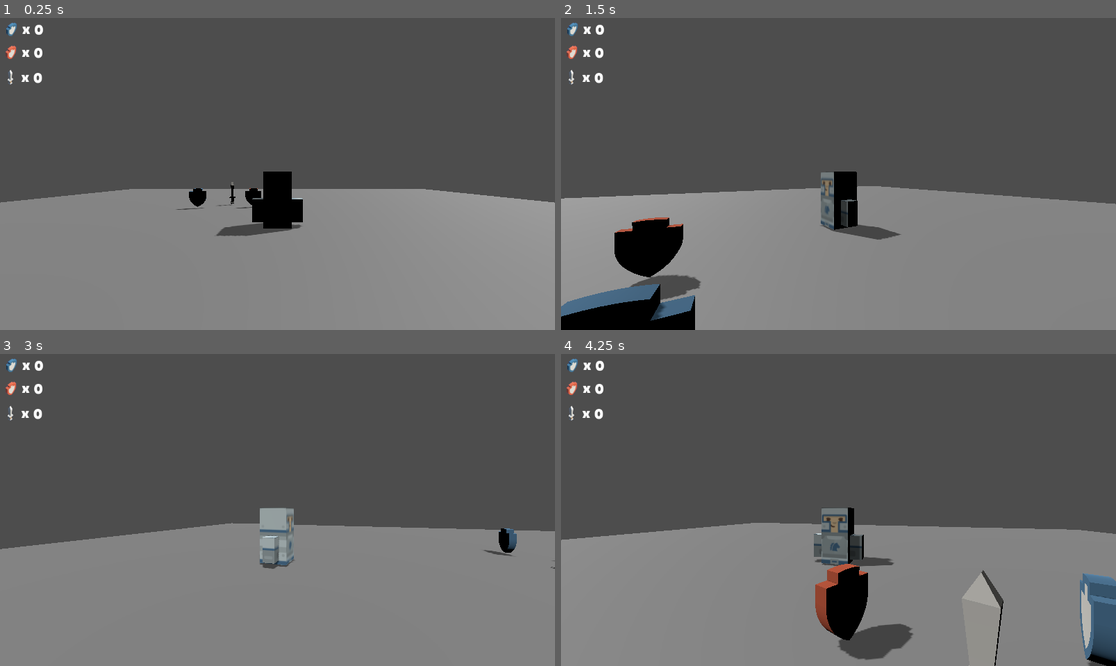
Above: before the commit, frames 1-4 (two rows, left to right).
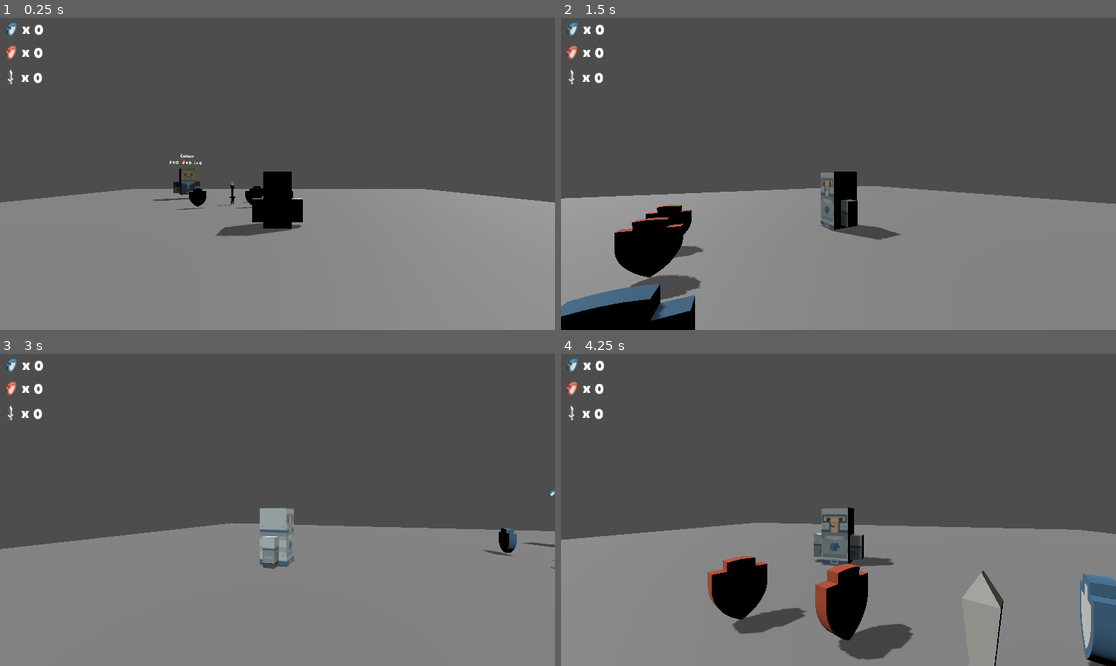
Above: after the commit, the same moments.

Repository: JaeMark/SwordswornCustodian
Game: Godot game, scene res://Maps/Castle.tscn
Same seed, same stepped clock (60 frames per second), same inputs: the game is played once before the commit and once after it.
Inputs:
- Up to frame 1 (0.25 s): no input
- Up to frame 2 (1.5 s): hold D (right) 0.53-1.28 s; tap Space (jump) at 0.77 s; hold S (back) from 1.28 s (still down)
- Up to frame 3 (3 s): tap Space (jump) at 1.52 s; release S (back) at 2.03 s; hold D (right) 2.03-2.78 s; hold W (forward) from 2.78 s (still down)
- Up to frame 4 (4.25 s): tap Space (jump) at 3.02, 3.77 s; release W (forward) at 3.53 s; hold A (left) from 3.53 s (still down)

The runs differ from the first frame. In frame 1, 0.3% of the frame differs, in the area x 27-53%, y 43-60%; in frame 2, 0.5%; in frame 3, less than 0.1%; in frame 4, 2.3%, in the area x 26-45%, y 64-90%.

Commit message:
Added UI on king's head

Diff:
--- /dev/null
+++ b/HUD/KingRequest.tscn
@@ -0,0 +1,177 @@
+[gd_scene load_steps=5 format=3 uid="uid://dp3r4qrafhli6"]
+
+[ext_resource type="Texture2D" uid="uid://duem6v45d8rbv" path="res://Assets/UI/shieldBlue_SE.png" id="2_ho42j"]
+[ext_resource type="LabelSettings" uid="uid://4b0bvwfj2w2" path="res://HUD/Hud.tres" id="3_de53q"]
+[ext_resource type="Texture2D" uid="uid://m52jtbw1njtc" path="res://Assets/UI/shieldRed_SE.png" id="4_tygxa"]
+[ext_resource type="Texture2D" uid="uid://bbn0tqtstktu2" path="res://Assets/UI/sword_SE.png" id="5_qjktl"]
+
+[node name="Hud" type="Control"]
+layout_mode = 3
+anchors_preset = 8
+anchor_left = 0.5
+anchor_top = 0.5
+anchor_right = 0.5
+anchor_bottom = 0.5
+grow_horizontal = 2
+grow_vertical = 2
+scale = Vector2(0.99266, 1)
+
+[node name="BlueShield" type="TextureRect" parent="."]
+layout_mode = 1
+anchors_preset = 8
+anchor_left = 0.5
+anchor_top = 0.5
+anchor_right = 0.5
+anchor_bottom = 0.5
+offset_left = -115.85
+offset_top = -15.0
+offset_right = -92.8504
+offset_bottom = 13.0
+grow_horizontal = 2
+grow_vertical = 2
+texture = ExtResource("2_ho42j")
+stretch_mode = 3
+
+[node name="BlueShieldX" type="Label" parent="."]
+layout_mode = 1
+anchors_preset = 8
+anchor_left = 0.5
+anchor_top = 0.5
+anchor_right = 0.5
+anchor_bottom = 0.5
+offset_left = -90.7469
+offset_top = -19.0
+offset_right = -72.7469
+offset_bottom = 19.0
+grow_horizontal = 2
+grow_vertical = 2
+text = "x"
+label_settings = ExtResource("3_de53q")
+
+[node name="BlueShieldCount" type="Label" parent="."]
+layout_mode = 1
+anchors_preset = 8
+anchor_left = 0.5
+anchor_top = 0.5
+anchor_right = 0.5
+anchor_bottom = 0.5
+offset_left = -71.5251
+offset_top = -17.0
+offset_right = -31.5251
+offset_bottom = 21.0
+grow_horizontal = 2
+grow_vertical = 2
+text = "0"
+label_settings = ExtResource("3_de53q")
+
+[node name="RedShield" type="TextureRect" parent="."]
+layout_mode = 1
+anchors_preset = 8
+anchor_left = 0.5
+anchor_top = 0.5
+anchor_right = 0.5
+anchor_bottom = 0.5
+offset_left = -34.2514
+offset_top = -15.0
+offset_right = -11.2514
+offset_bottom = 13.0
+grow_horizontal = 2
+grow_vertical = 2
+texture = ExtResource("4_tygxa")
+stretch_mode = 3
+
+[node name="RedShieldX" type="Label" parent="."]
+layout_mode = 1
+anchors_preset = 8
+anchor_left = 0.5
+anchor_top = 0.5
+anchor_right = 0.5
+anchor_bottom = 0.5
+offset_left = -9.0
+offset_top = -19.0
+offset_right = 9.0
+offset_bottom = 19.0
+grow_horizontal = 2
+grow_vertical = 2
+text = "x"
+label_settings = ExtResource("3_de53q")
+
+[node name="RedShieldCount" type="Label" parent="."]
+layout_mode = 1
+anchors_preset = 8
+anchor_left = 0.5
+anchor_top = 0.5
+anchor_right = 0.5
+anchor_bottom = 0.5
+offset_left = 11.0813
+offset_top = -17.0
+offset_right = 51.0813
+offset_bottom = 21.0
+grow_horizontal = 2
+grow_vertical = 2
+text = "0"
+label_settings = ExtResource("3_de53q")
+
+[node name="Sword" type="TextureRect" parent="."]
+layout_mode = 1
+anchors_preset = 8
+anchor_left = 0.5
+anchor_top = 0.5
+anchor_right = 0.5
+anchor_bottom = 0.5
+offset_left = 46.3401
+offset_top = -16.0
+offset_right = 59.3401
+offset_bottom = 15.0
+grow_horizontal = 2
+grow_vertical = 2
+texture = ExtResource("5_qjktl")
+stretch_mode = 3
+
+[node name="SwordX" type="Label" parent="."]
+layout_mode = 1
+anchors_preset = 8
+anchor_left = 0.5
+anchor_top = 0.5
+anchor_right = 0.5
+anchor_bottom = 0.5
+offset_left = 62.3771
+offset_top = -19.0
+offset_right = 80.3771
+offset_bottom = 19.0
+grow_horizontal = 2
+grow_vertical = 2
+text = "x"
+label_settings = ExtResource("3_de53q")
+
+[node name="SwordCount" type="Label" parent="."]
+layout_mode = 1
+anchors_preset = 8
+anchor_left = 0.5
+anchor_top = 0.5
+anchor_right = 0.5
+anchor_bottom = 0.5
+offset_left = 81.599
+offset_top = -17.0
+offset_right = 121.599
+offset_bottom = 21.0
+grow_horizontal = 2
+grow_vertical = 2
+text = "0"
+label_settings = ExtResource("3_de53q")
+
+[node name="Label" type="Label" parent="."]
+layout_mode = 1
+anchors_preset = 8
+anchor_left = 0.5
+anchor_top = 0.5
+anchor_right = 0.5
+anchor_bottom = 0.5
+offset_left = -43.5
+offset_top = -63.0
+offset_right = 43.5
+offset_bottom = -25.0
+grow_horizontal = 2
+grow_vertical = 2
+text = "Collect"
+label_settings = ExtResource("3_de53q")
--- a/Maps/Castle.tscn
+++ b/Maps/Castle.tscn
@@ -1,10 +1,11 @@
-[gd_scene load_steps=8 format=3 uid="uid://bigohgss0sb1m"]
+[gd_scene load_steps=9 format=3 uid="uid://bigohgss0sb1m"]
 
 [ext_resource type="PackedScene" uid="uid://chordaknnkt4w" path="res://Player/Player.tscn" id="1_q2bx6"]
 [ext_resource type="PackedScene" uid="uid://2nomv2ixafjf" path="res://Collectables/Sword.tscn" id="2_mr0f7"]
 [ext_resource type="PackedScene" uid="uid://cot8b6v6337jx" path="res://Collectables/BlueShield.tscn" id="3_ynq0x"]
 [ext_resource type="PackedScene" uid="uid://djdmk3cti26d8" path="res://Collectables/RedShield.tscn" id="4_d36h0"]
 [ext_resource type="PackedScene" uid="uid://dwc32eg7otd3g" path="res://HUD/Hud.tscn" id="5_ptwgn"]
+[ext_resource type="PackedScene" uid="uid://cs5e14efng25y" path="res://NPCs/King.tscn" id="6_q4acm"]
 
 [sub_resource type="BoxShape3D" id="BoxShape3D_og2ie"]
 size = Vector3(100, 1, 100)
@@ -31,17 +32,26 @@
 shadow_enabled = true
 shadow_opacity = 0.75
 
-[node name="Collectable" parent="." instance=ExtResource("2_mr0f7")]
+[node name="Sword" parent="." instance=ExtResource("2_mr0f7")]
 transform = Transform3D(1, 0, 0, 0, 1, 0, 0, 0, 1, -7.53409, 1.35749, -13.9399)
 collision_mask = 3
 
-[node name="Collectable2" parent="." instance=ExtResource("3_ynq0x")]
+[node name="BlueShield" parent="." instance=ExtResource("3_ynq0x")]
 transform = Transform3D(1, 0, 0, 0, 1, 0, 0, 0, 1, -11.9033, 2.24528, -10.4233)
 collision_mask = 3
 
 [node name="Hud" parent="." instance=ExtResource("5_ptwgn")]
 
-[node name="Collectable3" parent="." instance=ExtResource("4_d36h0")]
+[node name="RedShield" parent="." instance=ExtResource("4_d36h0")]
 transform = Transform3D(1, 0, 0, 0, 1, 0, 0, 0, 1, -3.74749, 2.19574, -11.4396)
 
+[node name="RedShield2" parent="." instance=ExtResource("4_d36h0")]
+transform = Transform3D(1, 0, 0, 0, 1, 0, 0, 0, 1, 1.20459, 2.19574, -11.4396)
+
+[node name="RedShield3" parent="." instance=ExtResource("4_d36h0")]
+transform = Transform3D(1, 0, 0, 0, 1, 0, 0, 0, 1, -3.74749, 2.19574, -17.4566)
+
+[node name="King" parent="." instance=ExtResource("6_q4acm")]
+transform = Transform3D(-0.817798, 0, -0.575505, 0, 1, 0, 0.575505, 0, -0.817798, -18.8599, 1.46631, -22.3585)
+
 [connection signal="collectable_collected" from="Player" to="Hud" method="_on_player_collectable_collected"]
--- /dev/null
+++ b/NPCs/King.tscn
@@ -0,0 +1,38 @@
+[gd_scene load_steps=6 format=3 uid="uid://cs5e14efng25y"]
+
+[ext_resource type="ArrayMesh" uid="uid://dc4k7v5onivmm" path="res://Assets/Models/king.obj" id="1_fi1i6"]
+[ext_resource type="PackedScene" uid="uid://dp3r4qrafhli6" path="res://HUD/KingRequest.tscn" id="2_3yhad"]
+
+[sub_resource type="CapsuleShape3D" id="CapsuleShape3D_r5v3j"]
+radius = 2.0
+height = 6.5
+
+[sub_resource type="BoxShape3D" id="BoxShape3D_k5ekd"]
+size = Vector3(10, 5.17716, 10)
+
+[sub_resource type="ViewportTexture" id="ViewportTexture_cltvn"]
+viewport_path = NodePath("SubViewport")
+
+[node name="King" type="CharacterBody3D"]
+
+[node name="CollisionShape3D" type="CollisionShape3D" parent="."]
+transform = Transform3D(1, 0, 0, 0, 1, 0, 0, 0, 1, 0, 3.10866, 0)
+shape = SubResource("CapsuleShape3D_r5v3j")
+
+[node name="King" type="MeshInstance3D" parent="."]
+mesh = ExtResource("1_fi1i6")
+
+[node name="Area3D" type="Area3D" parent="."]
+
+[node name="InteractionCollider" type="CollisionShape3D" parent="Area3D"]
+transform = Transform3D(1, 0, 0, 0, 1, 0, 0, 0, 1, 0, 3.06598, -3.81405)
+shape = SubResource("BoxShape3D_k5ekd")
+
+[node name="Sprite3D" type="Sprite3D" parent="."]
+transform = Transform3D(-3, 0, -4.52987e-07, 0, 3, 0, 4.52987e-07, 0, -3, 0, 6.52635, 0)
+texture = SubResource("ViewportTexture_cltvn")
+
+[node name="SubViewport" type="SubViewport" parent="."]
+transparent_bg = true
+
+[node name="Hud" parent="SubViewport" instance=ExtResource("2_3yhad")]
--- a/Scripts/Hud.gd
+++ b/Scripts/Hud.gd
@@ -5,7 +5,6 @@
 @onready var sword_text = $Sword/SwordCount
 
 func _on_player_collectable_collected(collectbaleType, num_collected):
-	print("UI update")
 	match collectbaleType:
 		Collectable.CollectableType.BlueShield:
 			blue_shield_text.text = str(num_collected)
